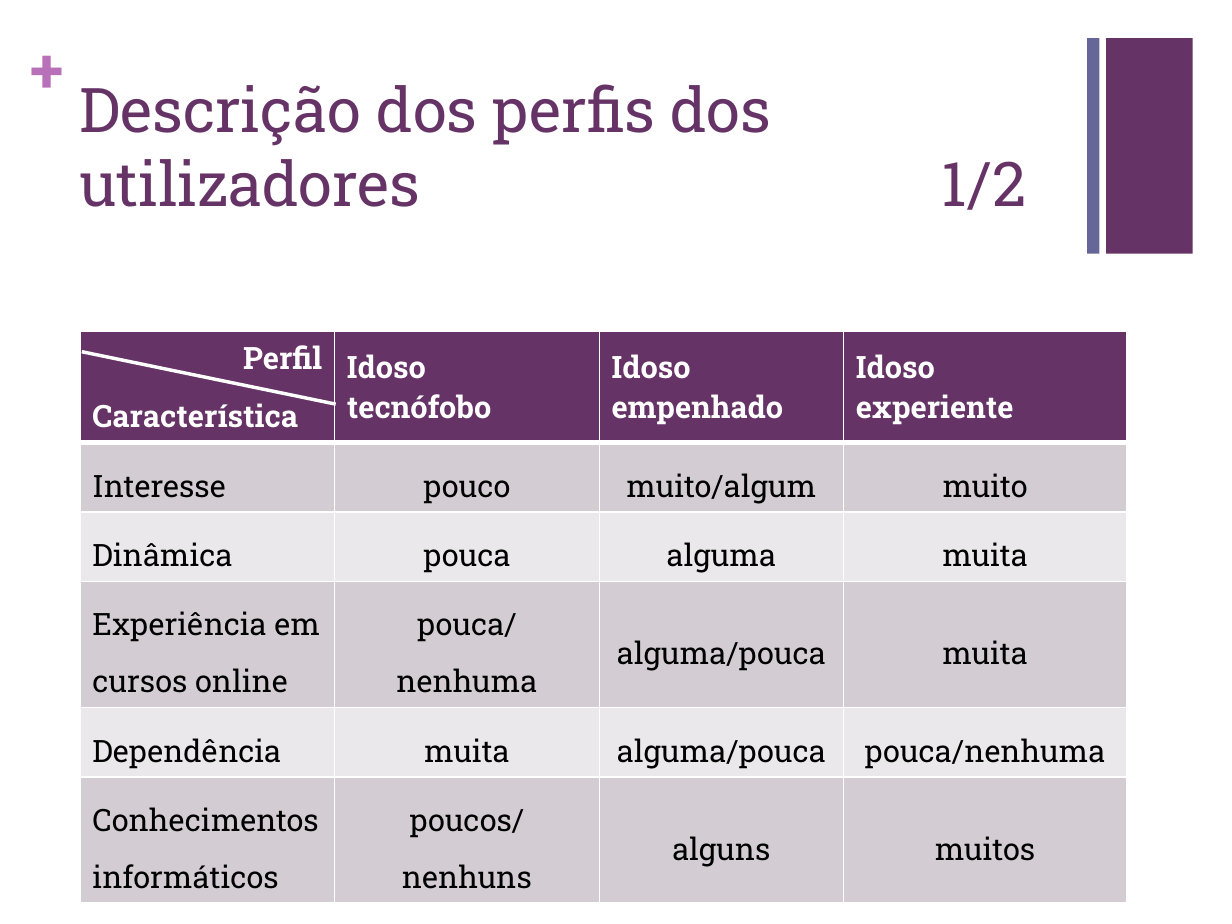
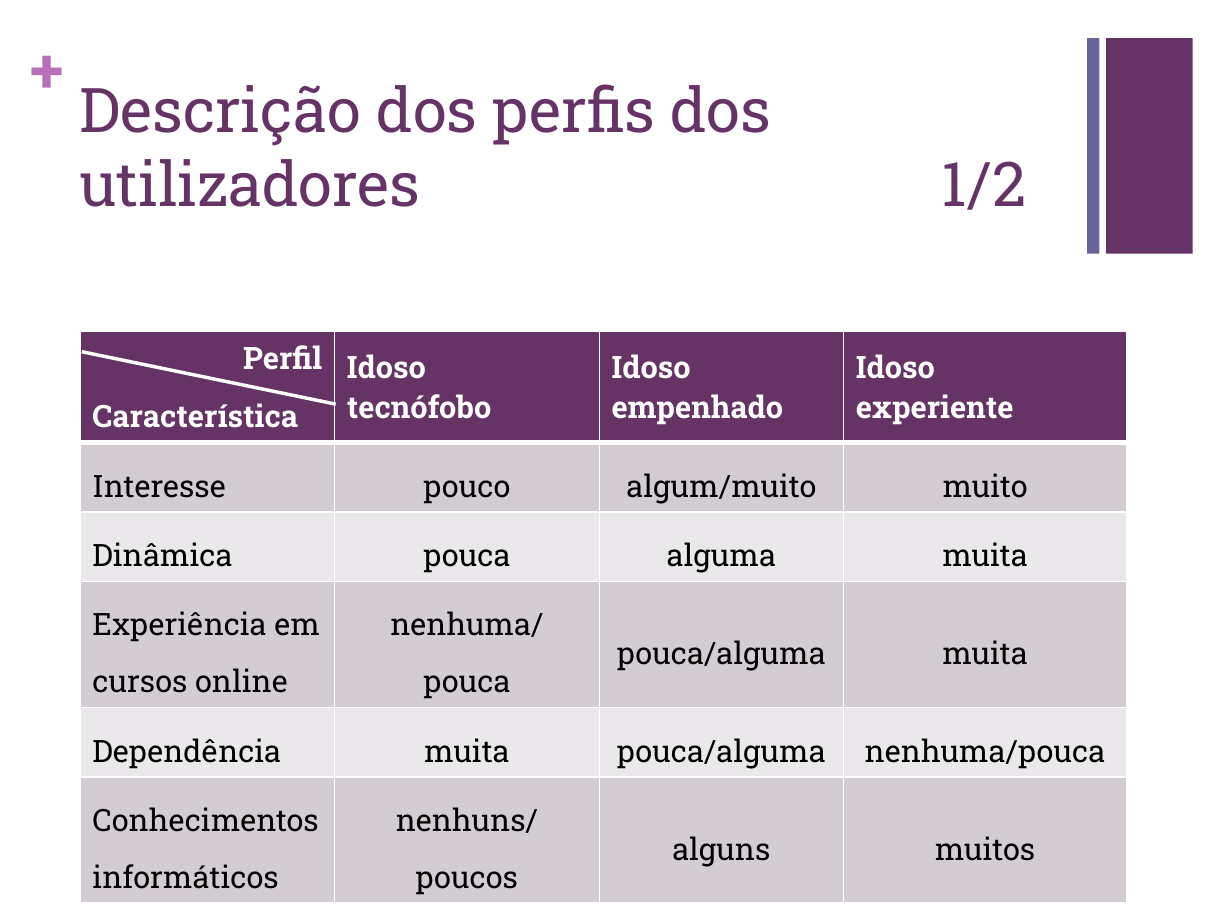
Before and after one commit to carboned4/C_C_U-2015-10, a slide deck: slide 4 of Apresentação - Lab01.pptx. Drawn at 1232x924 pixels with LibreOffice and Linux fonts; fonts in the diff are those of the drawing. Boxes give left, top, right and bottom in pixels: in the first picture for what was removed or moved away, otherwise in the second. Text is boxed around its words. In the diff, an @@ line names an element or a change of style, - is before the commit and + after.

Commit message:
ppt perfis

```diff
--- a/Apresentação - Lab01.pptx
+++ b/Apresentação - Lab01.pptx
@@ table at (80,331,1127,899) @@
-row 2, column 3: muito/algum
+row 2, column 3: algum/muito
-row 4, column 2: pouca/nenhuma
+row 4, column 2: nenhuma/pouca
-row 4, column 3: alguma/pouca
+row 4, column 3: pouca/alguma
-row 5, column 3: alguma/pouca
+row 5, column 3: pouca/alguma
-row 5, column 4: pouca/nenhuma
+row 5, column 4: nenhuma/pouca
-row 6, column 2: poucos/nenhuns
+row 6, column 2: nenhuns/poucos
```
Also in this commit, not shown: 1 other slide changed.
